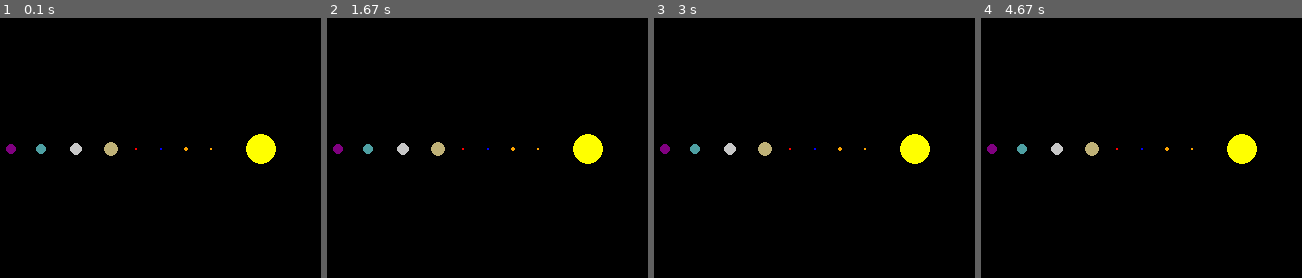
Above: before the commit, frames 1-4 (left to right).
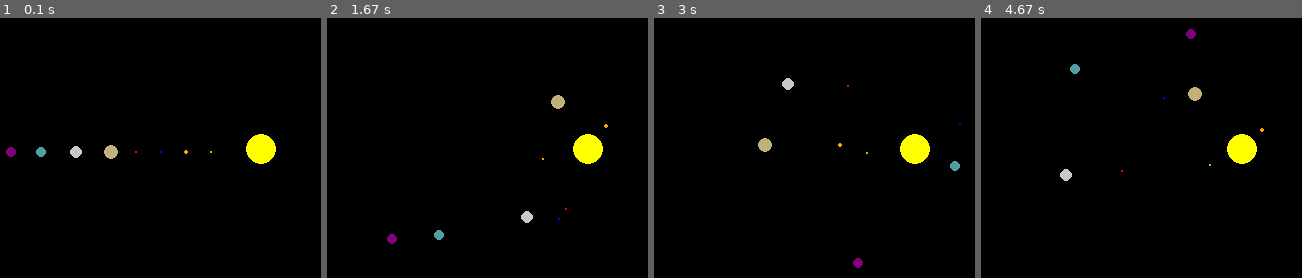
Above: after the commit, the same moments.

Repository: daliborstakic/solar-pygame
Game: pygame game, started from solar.py
Same seed, same stepped clock (60 frames per second), same inputs: the game is played once before the commit and once after it.
Inputs:
- Up to frame 1 (0.1 s): no input
- Up to frame 2 (1.67 s): no input
- Up to frame 3 (3 s): no input
- Up to frame 4 (4.67 s): no input

The runs differ from the first frame. In frame 1, 0.4% of the frame differs, in the area x 1-67%, y 47-55%; in frame 2, 1.0%, in the area x 1-88%, y 29-87%; in frame 3, 0.8%; in frame 4, 1.0%.

Commit message:
added movement to all planets

Diff:
--- a/solar.py
+++ b/solar.py
@@ -1,7 +1,5 @@
 import pygame
 from math import atan2, sin, cos, hypot
-
-from pygame import surface
 from planet import Planet
 
 # Screen size
@@ -55,40 +53,41 @@
 
     return hypot((x2 - x1), (y2 - y1))
 
-def move_planets(pl1, pl2):
+def move_planets(planets, sun):
     """ Moves one planet to the other """
 
-    # Angle between two planets
-    angle = calculate_angle(pl1.coordinates, pl2.coordinates)
+    for planet in planets:
+        # Angle between two planets
+        angle = calculate_angle(planet.coordinates, sun.coordinates)
 
-    # Distance between two points
-    _distance = distance(pl1.coordinates, pl2.coordinates)
+        # Distance between two points
+        _distance = distance(planet.coordinates, sun.coordinates)
 
-    # Gravitational vector
-    gravitational_pull = 0.7 * (pl1.mass * pl2.mass) / (_distance ** 2)
+        # Gravitational vector
+        gravitational_pull = (planet.mass * sun.mass) / (_distance ** 2)
 
-    dx, dy = return_direction(angle)
-    gravity_vector = gravitational_pull * pygame.Vector2(dx, dy)
+        dx, dy = return_direction(angle)
+        gravity_vector = gravitational_pull * pygame.Vector2(dx, dy)
 
-    # Calculating the new direction vector
-    pl1.velocity += gravity_vector
+        # Calculating the new direction vector
+        planet.velocity += gravity_vector
 
-    pl1.move()
+        planet.move()
 
 def main(surface):
     """ Main function """
     run = True
 
     # Yes, I know that the Sun is a star but it's easier this way
-    sun = Planet(400, H_WIDTH, H_WIDTH, 0, 0, 15, YELLOW)
+    sun = Planet(75, H_WIDTH, H_WIDTH, 0, 0, 15, YELLOW)
     mercury = Planet(2, H_WIDTH - 50, H_WIDTH, 0, 1, 1, ORANGE)
-    venus = Planet(3, H_WIDTH - 75, H_WIDTH, 0, 1, 2, ORANGE)
+    venus = Planet(2, H_WIDTH - 75, H_WIDTH, 0, 1, 2, ORANGE)
     earth = Planet(2, H_WIDTH - 100, H_WIDTH, 0, 1, 1, BLUE)
-    mars = Planet(2, H_WIDTH - 125, H_WIDTH, 0, 1, 1, RED)
+    mars = Planet(4, H_WIDTH - 125, H_WIDTH, 0, 1, 1, RED)
     jupiter = Planet(10, H_WIDTH - 150, H_WIDTH, 0, 1, 7, JUPITER)
     saturn = Planet(10, H_WIDTH - 185, H_WIDTH, 0, 1, 6, GRAY)
-    uranus = Planet(8, H_WIDTH - 220, H_WIDTH, 0, 1, 5, URANUS)
-    neptune = Planet(8, H_WIDTH - 250, H_WIDTH, 0, 1, 5, PURPLE)
+    uranus = Planet(9, H_WIDTH - 220, H_WIDTH, 0, 1, 5, URANUS)
+    neptune = Planet(9, H_WIDTH - 250, H_WIDTH, 0, 1, 5, PURPLE)
 
     # Planet list
     planets = [mercury, venus, earth, mars, jupiter, saturn, uranus, neptune]
@@ -97,7 +96,7 @@
         clock.tick(60)
 
         draw_planets(surface, planets, sun)
-        #move_planets(earth, sun)
+        move_planets(planets, sun)
 
         for event in pygame.event.get():
             if event.type == pygame.QUIT:
